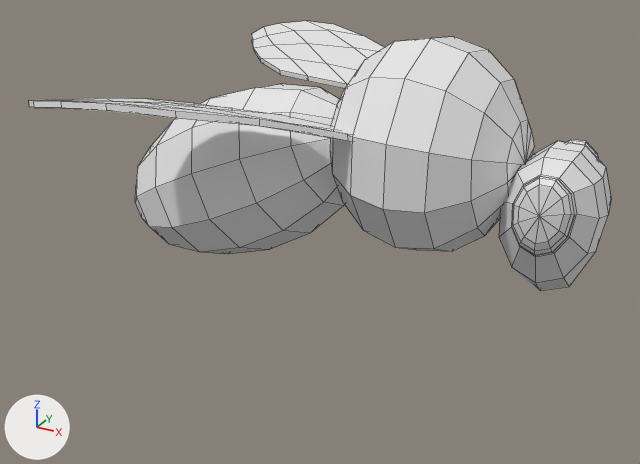
An edit to the FBX model Assets/MVP/bee.fbx, drawn before and after from the same camera.
Camera for both pictures: a camera (50 mm lens) standing at (58.109, -0.759, 0.585) and looking at (57.712, -0.038, 0.225). The axes (+X, +Y, +Z) are drawn at lower left. The lights are the same throughout. Mesh edges are drawn as thin lines. Where no turn or scale is listed for an object, it has been applied to the vertices.
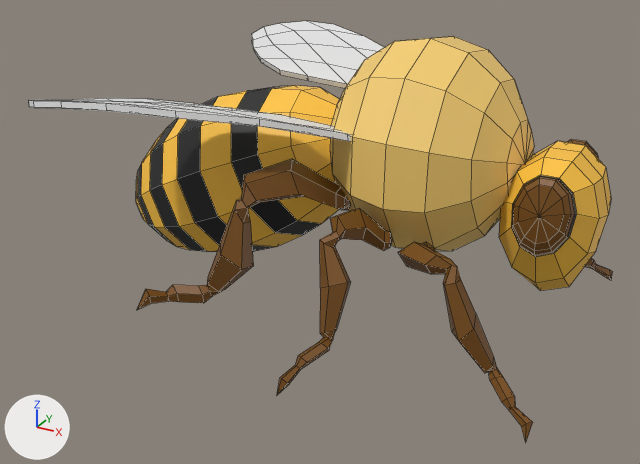
Changed parts and their boxes [x1, y1, x2, y2] in the pictures (640 x 464 px):
'Sphere', reshaped (59% taller): before [135, 36, 611, 291]; after [136, 36, 612, 442]
part 1 of me_sphere_001, added: after [585, 258, 612, 280]
part 2 of me_sphere_001, added (brown): after [398, 242, 533, 442]
part 3 of me_sphere_001, added (brown): after [277, 208, 392, 395]
part 4 of me_sphere_001, added (brown): after [137, 159, 350, 309]
part 5 of me_sphere_001, built on: before [135, 84, 343, 254]; after [136, 85, 339, 252]
part 6 of me_sphere_001, recoloured (white to orange): [290, 36, 611, 291] in both

What changed in the scene script:
```text
Add img_bee_png:
    img_bee_png = load_image('bee.png', 'bee.png', 128, 128, 'sRGB')
Add mat_material_007:
    mat_material_007 = principled_material('Material.007')
    mat_material_007.texture = img_bee_png
Change me_sphere_001:
    used by ob_sphere; location = (57.8158, 0.0, 0.2901)
    remove me_sphere_001.from_pydata(...)  # 303 vertices, 330 faces; spans x -0.366..0.166, y -0.101..0.106, z -0.134..0.136
    add me_sphere_001.from_pydata(...)  # 784 vertices, 811 faces; spans x -0.366..0.166, y -0.239..0.228, z -0.145..0.136
    me_sphere_001 part 1: a new loose piece of 71 vertices spanning x 0.015..0.155, y 0.065..0.157, z -0.144..-0.01, in mat_material_007 (picture img_bee_png)
    me_sphere_001 part 2: a new loose piece of 71 vertices spanning x 0.018..0.158, y -0.168..-0.077, z -0.145..-0.011, in mat_material_007 (picture img_bee_png)
    me_sphere_001 part 3: a new loose piece of 71 vertices spanning x -0.036..0.0, y -0.239..-0.084, z -0.119..0.008, in mat_material_007 (picture img_bee_png)
    me_sphere_001 part 4: a new loose piece of 71 vertices spanning x -0.208..-0.052, y -0.202..-0.057, z -0.103..0.03, in mat_material_007 (picture img_bee_png)
    me_sphere_001 part 5
    11 vertices are removed from x -0.357..-0.331, y -0.032..0.034, z -0.121..-0.06
    22 faces are deleted
    44 vertices move from x -0.338..-0.13, y -0.085..0.088, z -0.134..0.066 to x -0.269..-0.116, y -0.084..0.087, z -0.12..0.067
    66 vertices are added at x -0.358..-0.226, y -0.08..0.083, z -0.133..0.024
    77 new faces join them
    me_sphere_001 part 6: 308 faces spanning x -0.269..0.166, y -0.101..0.106, z -0.12..0.136 switch from no material to mat_material_007 (picture img_bee_png)
```
